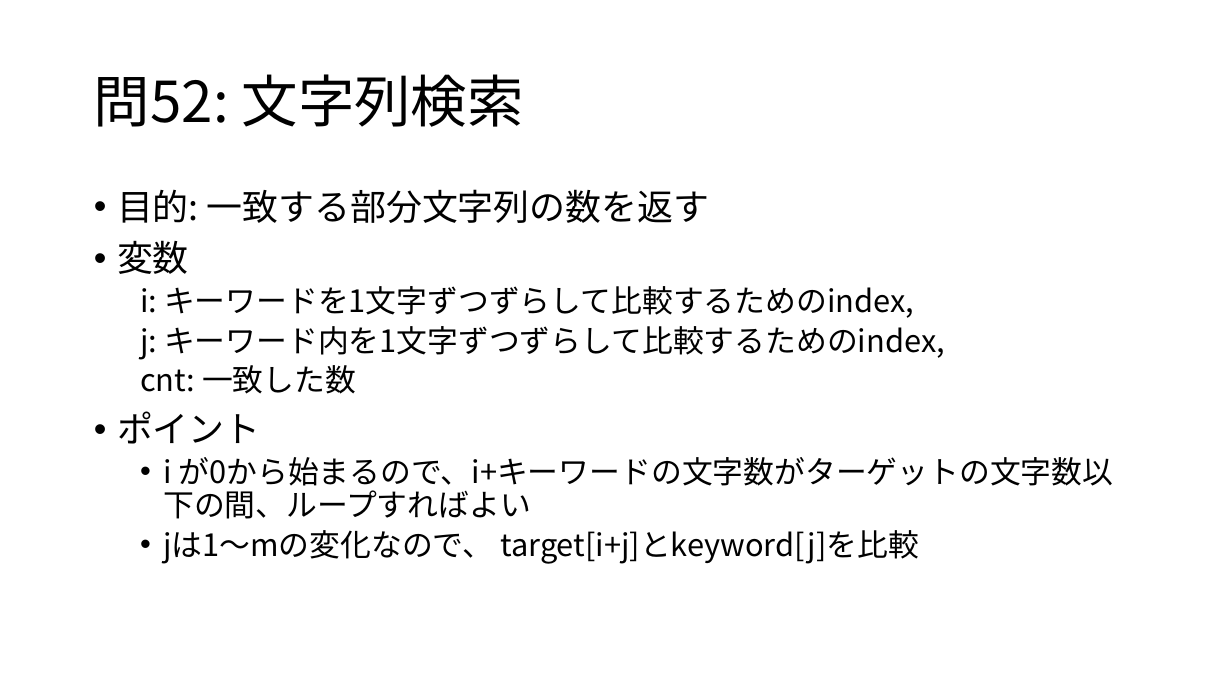
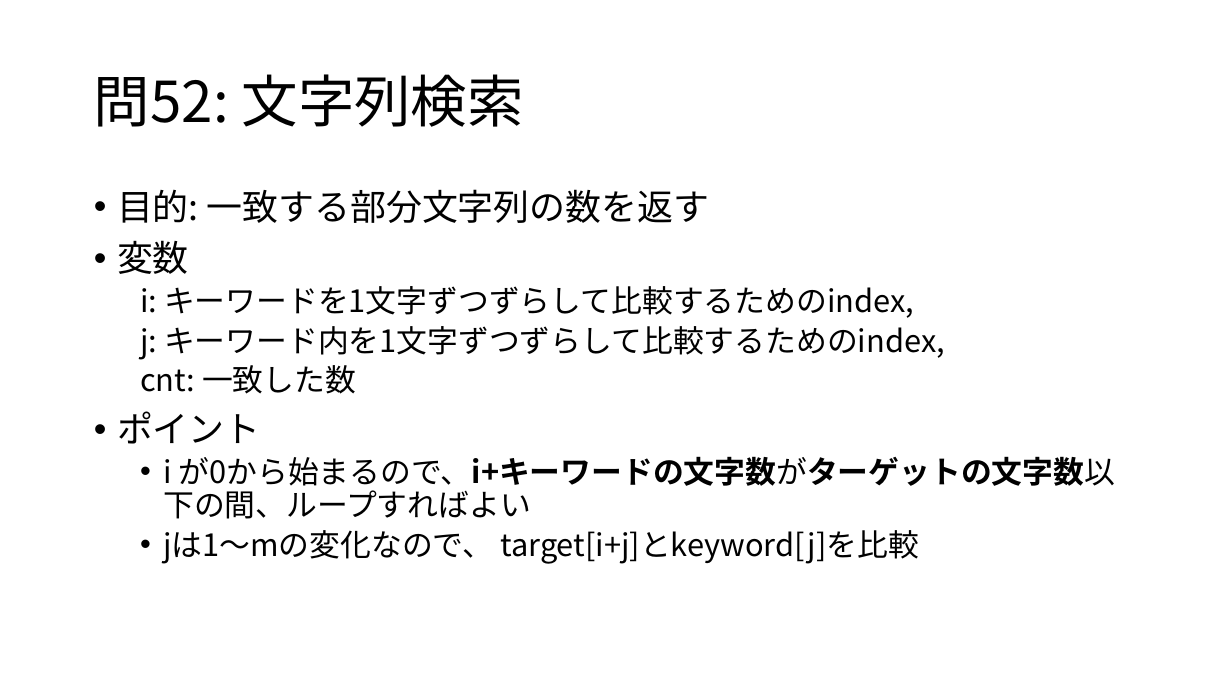
Before and after one commit to osamu377/FromZero, a slide deck: slide 6 of 問題集/問51-55.pptx. Drawn at 1232x693 pixels with LibreOffice and Linux fonts; fonts in the diff are those of the drawing. Boxes give left, top, right and bottom in pixels: in the first picture for what was removed or moved away, otherwise in the second. Text is boxed around its words. In the diff, an @@ line names an element or a change of style, - is before the commit and + after.

```diff
--- a/問題集/問51-55.pptx
+++ b/問題集/問51-55.pptx
@@ text at (163,456,1116,519): bold on in "が0から始まるので、i+キーワードの文字数がターゲットの文字数以下の間、ループすればよい" @@
```
Also in this commit, not shown: 2 other slides changed, 3 slides added, 1 slide removed, 3 other files.
